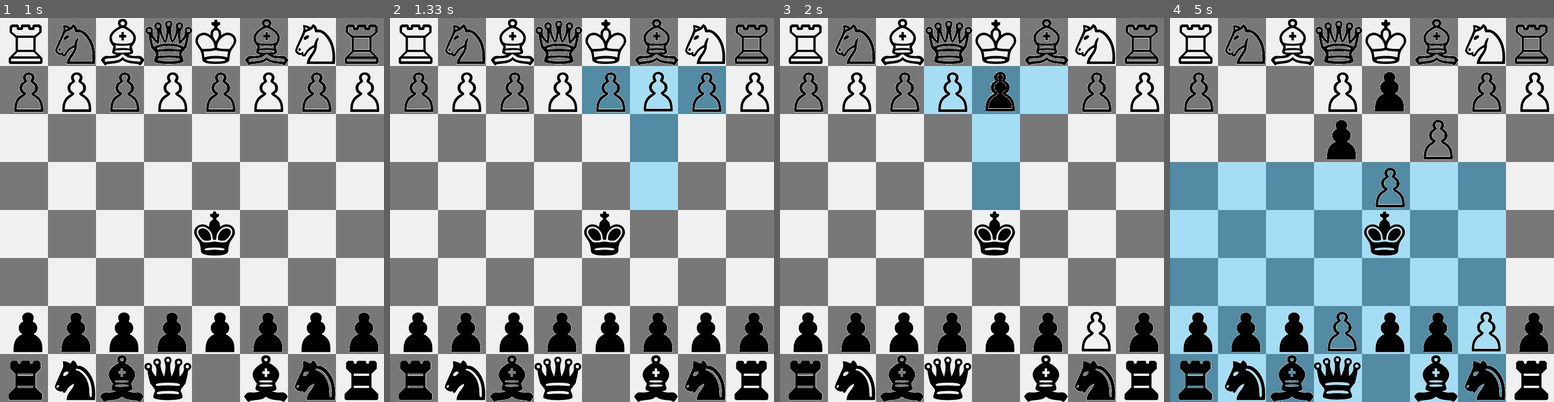
Above: before the commit, frames 1-4 (left to right).
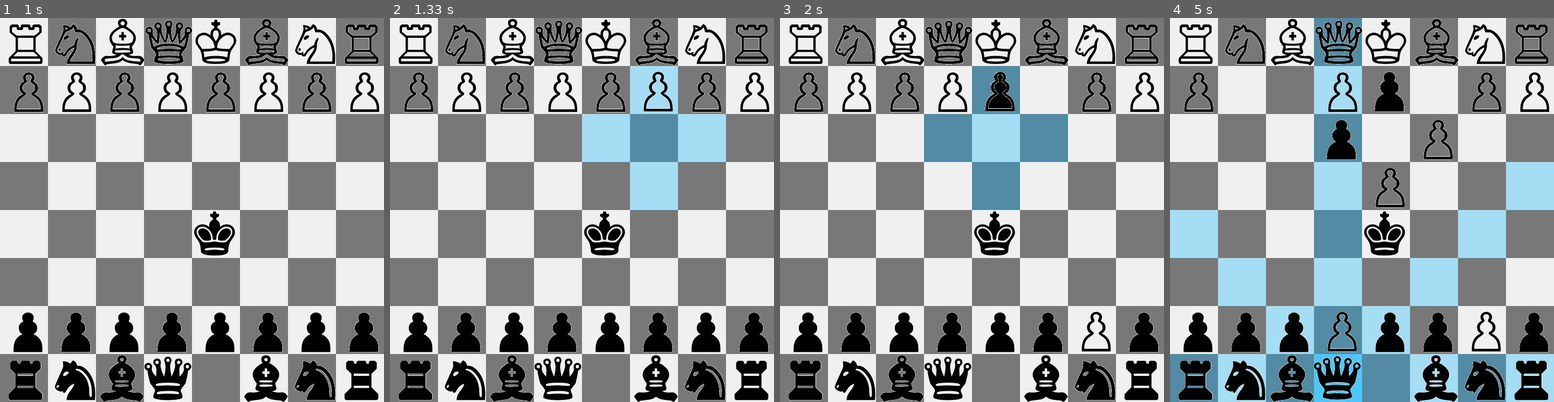
Above: after the commit, the same moments.

Repository: HighASG936/MyChess
Game: pygame game, started from Chess.py
Two runs of this game, one before a commit and one after it. Both use one fixed random seed, a clock stepped at 60 frames per second and the inputs below.
Inputs (mouse positions are in pixels of both pictures, inside the frame that each line leads up to):
- Up to frame 1 (1 s): click (215, 378) at 0.38 s; click (195, 236) at 0.72 s
- Up to frame 2 (1.33 s): click (639, 75) at 1.05 s
- Up to frame 3 (2 s): click (1114, 344) at 1.38 s; click (979, 79) at 1.72 s
- Up to frame 4 (5 s): click (1342, 309) at 2.05 s; click (1350, 144) at 2.38 s; click (1300, 83) at 2.72 s; click (1461, 175) at 3.05 s; click (1481, 202) at 3.38 s; click (1442, 140) at 3.72 s; click (1246, 79) at 4.05 s; click (1377, 194) at 4.38 s; click (1338, 378) at 4.72 s

Frame 1 is identical in both runs. In frame 2, 5.7% of the frame differs, in the area x 50-88%, y 12-38%; in frame 3, 6.0%; in frame 4, 32%, in the area x 0-100%, y 0-100%.

Commit message:
markers ready!!

Diff:
--- a/movements.py
+++ b/movements.py
@@ -16,25 +16,18 @@
                     for j in range(-1, 2)
                     ]
 
-        queen = [   [offset(i), offset(j)]
-                    for i in range(-4, 4)
-                    for j in range(-4, 4)
-                    ]
+        rook = [[offset(i), 0] for i in range(-8, 9)] + \
+               [[0, offset(j)] for j in range(-8, 9) if offset(j) != 0 ]
 
-        rook = [[offset(i), 0] for i in range(-4, 4)] + \
-               [[0, offset(j)] for j in range(-4, 4) if offset(j) != 0 ]
+        bishop = [ [offset(i), k*offset(i)] for i in range(-8, 9) for k in [-1, 1]]
 
-        pawn = [  [0, offset(j)] for j in range(3)] + \
-                [ [offset(i), offset(j)] for i in range(-1, 2, 2) for j in range(1)]
+        queen = rook + bishop
 
-        bishop = [ [offset(i), offset(i+j)]
-                    for i in range(-4, 4)
-                    for j in range(-4, 4)
-                    if i != 0
-                    ]
+        pawn = [[0, offset(j)] for j in range(3)] + \
+               [[offset(i), offset(1)] for i in [-1, 1]]
 
-        knight = [[offset(i), offset(2*i)] for i in range(-2, 3)] + \
-                 [[offset(2*j), offset(j)] for j in range(-2, 3)  if offset(j) != 0]
+        knight = [[k*offset(1), l*offset(2)] for k in [-1, 1] for l in [-1, 1] ] + \
+                 [[k*offset(2), l*offset(1)] for k in [-1, 1] for l in [-1, 1] ]
 
         self.movs = {'K': king, 'Q': queen, 'R': rook, 'P': pawn, 'B': bishop, 'N': knight}
 
@@ -42,7 +35,9 @@
         a = np.array(locate)
         b = np.array(list_moves)
         list_moves = a + b
-        possible_moves = [tuple(coord) for coord in list_moves if all(x >= 0 for x in coord)]
+        possible_moves = [tuple(coord)
+                          for coord in list_moves
+                          if all(x <= self.settings.board_size for x in coord)]
         return possible_moves
 
     def draw_markers(self, name, locate):
